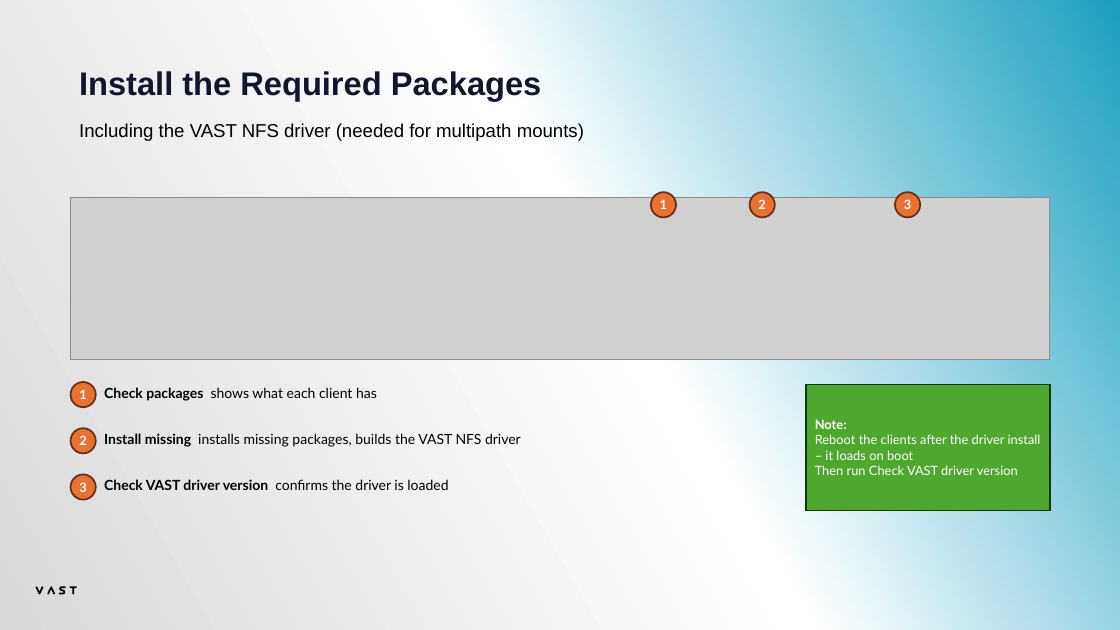
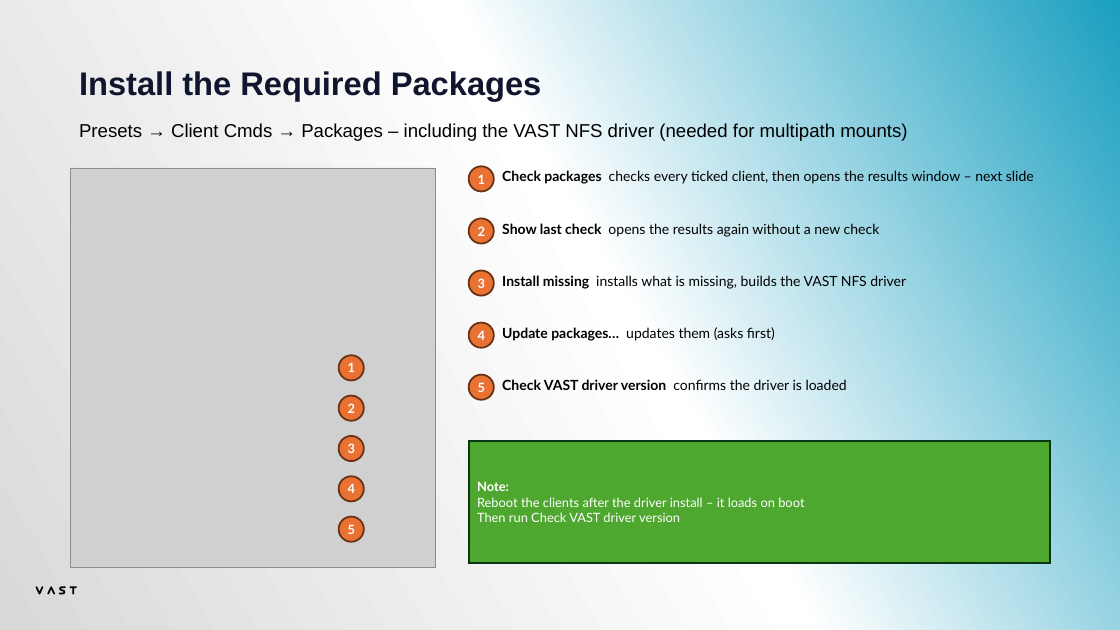
Before and after one commit to alexaung-staryskai/vast-test-automation, a slide deck: slide 20 of VAST Test Bench - Tester Manual.pptx. Drawn at 1120x630 pixels with LibreOffice and Linux fonts; fonts in the diff are those of the drawing; grey boxes stand for pictures. Boxes give left, top, right and bottom in pixels: in the first picture for what was removed or moved away, otherwise in the second. Text is boxed around its words. In the diff, an @@ line names an element or a change of style, - is before the commit and + after.

```diff
--- a/VAST Test Bench - Tester Manual.pptx
+++ b/VAST Test Bench - Tester Manual.pptx
@@ text at [79, 123, 907, 141]: text changed @@
-Including the VAST NFS driver (needed for multipath mounts)
+Presets → Client Cmds → Packages – including the VAST NFS driver (needed for multipath mounts)
@@ picture: place and size @@
-picture at [71, 197, 1050, 360]
+picture at [71, 168, 435, 567]
@@ ellipse "1": place and size @@
-ellipse "1" at [651, 192, 676, 218]
+ellipse "1" at [469, 166, 494, 192]
@@ text added at [502, 170, 1034, 184], 12 pt, text #000000 @@
+Check packages checks every ticked client, then opens the results window – next slide
@@ ellipse "2": place and size @@
-ellipse "2" at [71, 429, 96, 454]
+ellipse "2" at [469, 218, 494, 244]
@@ text added at [502, 223, 880, 237], 12 pt, text #000000 @@
+Show last check opens the results again without a new check
@@ ellipse "3": place and size @@
-ellipse "3" at [71, 475, 96, 500]
+ellipse "3" at [469, 271, 494, 296]
@@ text at [502, 275, 906, 289]: text changed @@
-Install missing installs missing packages, builds the VAST NFS driver
+Install missing installs what is missing, builds the VAST NFS driver
@@ ellipse added at [469, 323, 494, 348], fill #E97132, outline #663216 1.5 pt, 11 pt, text #FFFFFF, bold @@
+4
@@ text added at [502, 327, 775, 341], 12 pt, text #000000 @@
+Update packages… updates them (asks first)
@@ ellipse "1": place and size @@
-ellipse "1" at [71, 382, 96, 408]
+ellipse "1" at [339, 355, 364, 381]
@@ text removed at [104, 387, 377, 401] @@
-Check packages shows what each client has
@@ ellipse added at [469, 375, 494, 400], fill #E97132, outline #663216 1.5 pt, 11 pt, text #FFFFFF, bold @@
+5
@@ text "Check VAST driver version confirms ...": place and size @@
-text "Check VAST driver version confirms ..." at [104, 479, 448, 490]
+text "Check VAST driver version confirms ..." at [502, 379, 847, 390]
@@ ellipse "2": place and size @@
-ellipse "2" at [749, 192, 775, 218]
+ellipse "2" at [339, 396, 364, 421]
@@ ellipse "3": place and size @@
-ellipse "3" at [895, 192, 920, 218]
+ellipse "3" at [339, 436, 364, 461]
@@ rectangle "Note:": place and size @@
-rectangle "Note:" at [807, 385, 1050, 511]
+rectangle "Note:" at [469, 441, 1050, 563]
@@ ellipse added at [339, 476, 364, 502], fill #E97132, outline #663216 1.5 pt, 11 pt, text #FFFFFF, bold @@
+4
@@ ellipse added at [339, 517, 364, 542], fill #E97132, outline #663216 1.5 pt, 11 pt, text #FFFFFF, bold @@
+5
```
Also in this commit, not shown: 7 other slides changed, 5 slides added.
